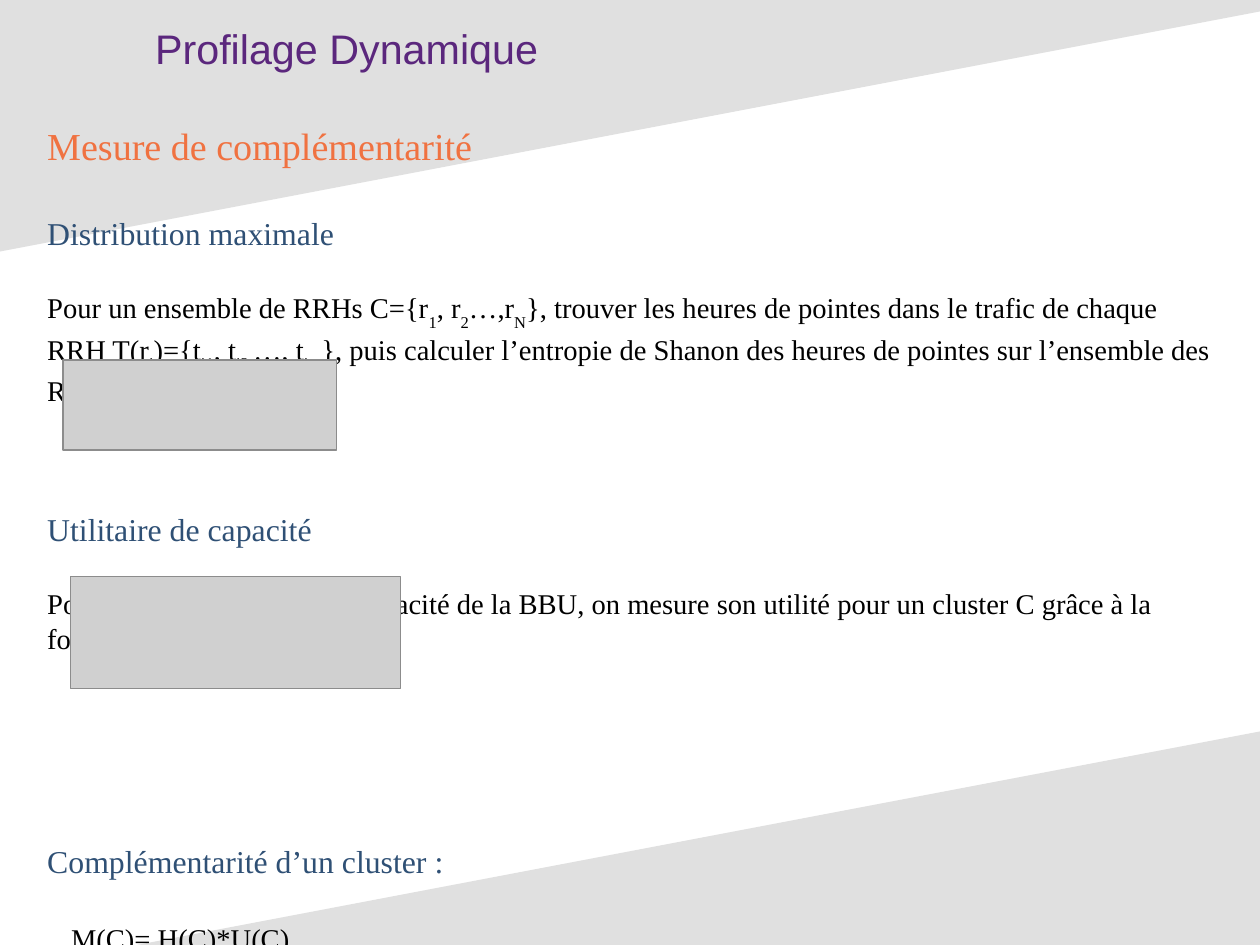
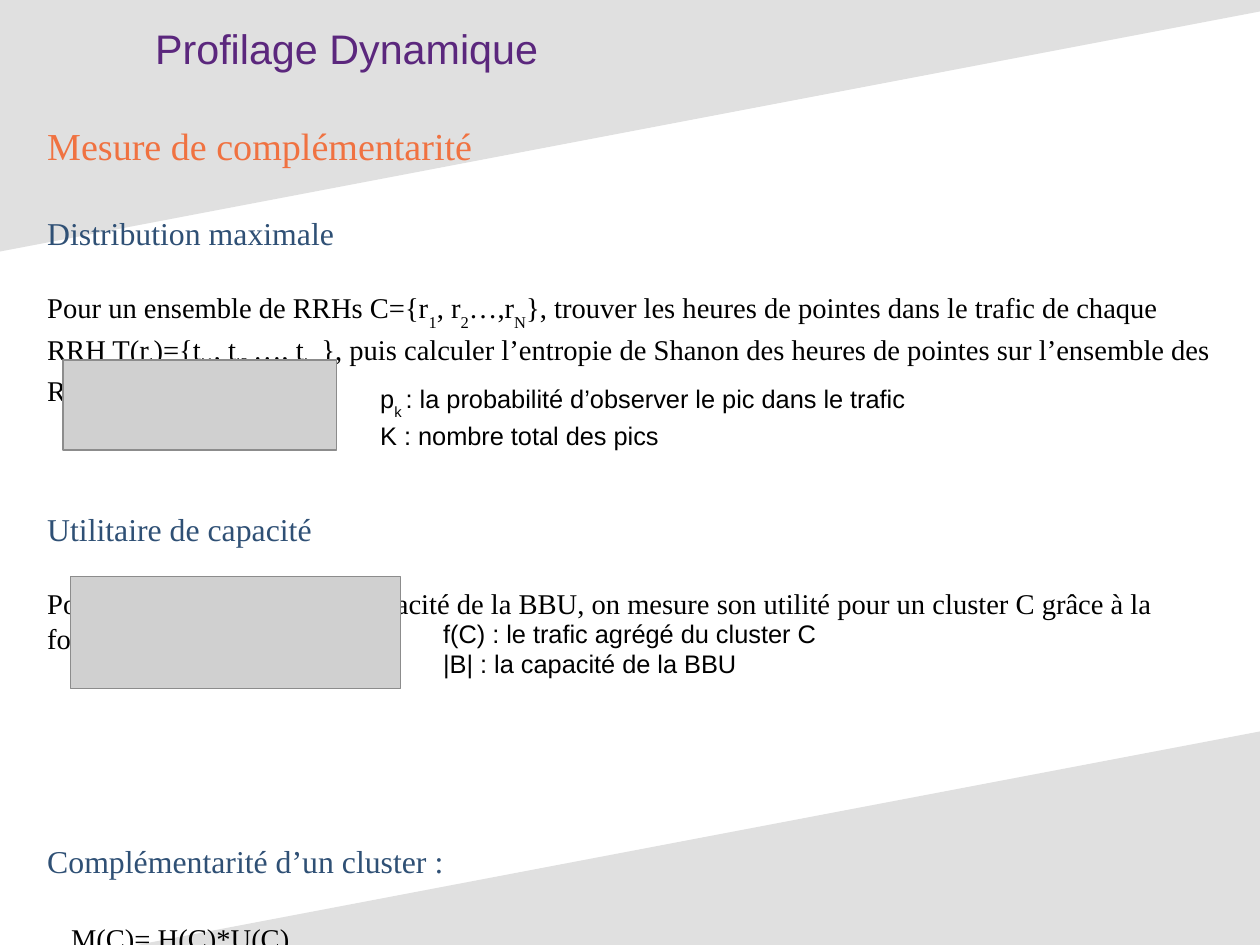
Before and after one commit to hanane-djeddal/PLDAC, a slide deck: slide 4 of Presentation 1.odp. Drawn at 1260x945 pixels with LibreOffice and Linux fonts; fonts in the diff are those of the drawing; grey boxes stand for pictures. Boxes give left, top, right and bottom in pixels: in the first picture for what was removed or moved away, otherwise in the second. Text is boxed around its words. In the diff, an @@ line names an element or a change of style, - is before the commit and + after.

```diff
--- a/Presentation 1.odp
+++ b/Presentation 1.odp
@@ text added at (394, 389, 905, 451), 16 pt, text #000000 @@
+pk : la probabilité d’observer le pic dans le trafic
+K : nombre total des pics
@@ text added at (443, 624, 816, 679), 16 pt, text #000000 @@
+f(C) : le trafic agrégé du cluster C
+|B| : la capacité de la BBU
```
Also in this commit, not shown: 2 other slides changed.
